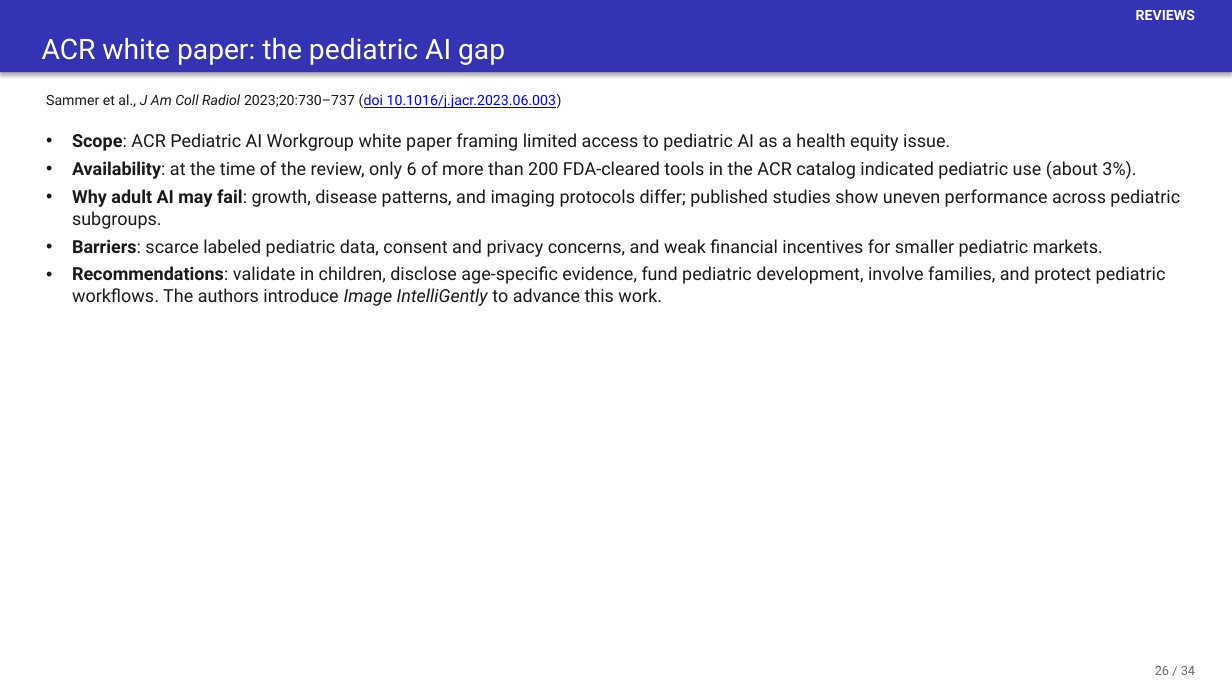
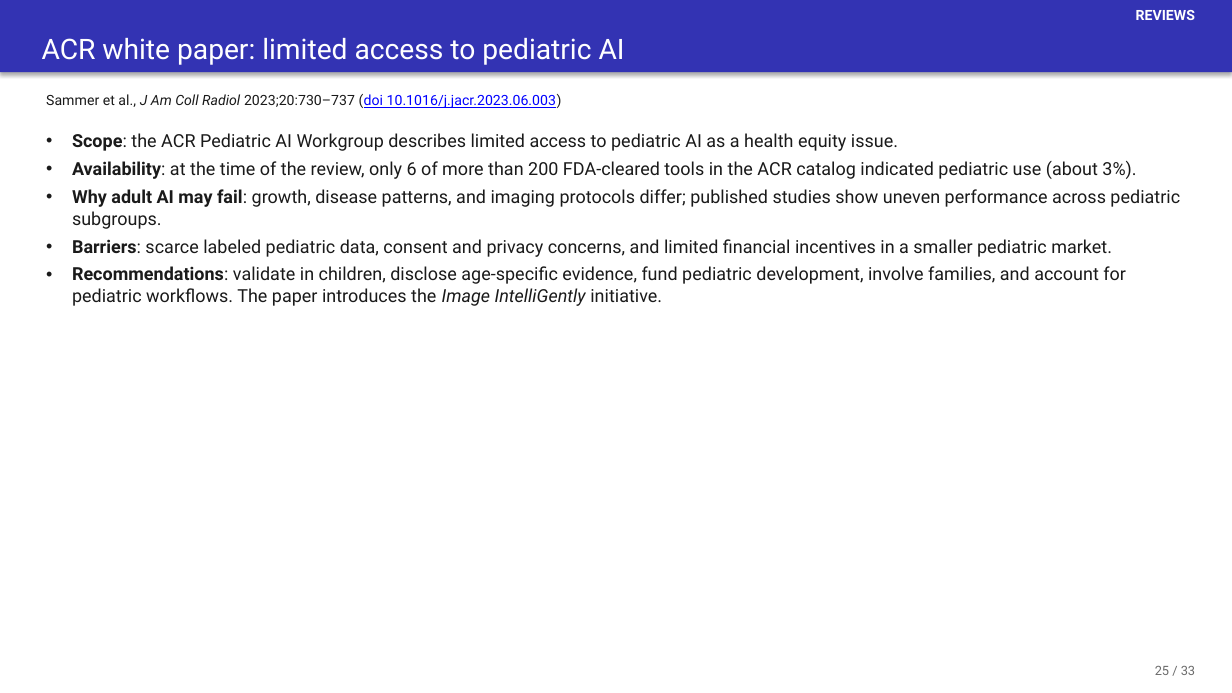
Before and after one commit to josephrich98/pediatric_radiology_ai, a slide deck: slide 56 of slides/pedrad_ai_slides.pptx (slide 57 before the commit). Drawn at 1232x693 pixels with LibreOffice and Linux fonts; fonts in the diff are those of the drawing. Boxes give left, top, right and bottom in pixels: in the first picture for what was removed or moved away, otherwise in the second. Text is boxed around its words. In the diff, an @@ line names an element or a change of style, - is before the commit and + after.

```diff
--- a/slides/pedrad_ai_slides.pptx
+++ b/slides/pedrad_ai_slides.pptx
@@ text in rectangle at <box>42,38,625,65</box>: text changed @@
-ACR white paper: the pediatric AI gap
+ACR white paper: limited access to pediatric AI
@@ text at <box>72,133,898,151</box>: text changed @@
-• Scope: ACR Pediatric AI Workgroup white paper framing limited access to pediatric AI as a health equity issue.
+• Scope: the ACR Pediatric AI Workgroup describes limited access to pediatric AI as a health equity issue.
@@ text at <box>72,239,1126,306</box>: text changed @@
-• Barriers: scarce labeled pediatric data, consent and privacy concerns, and weak financial incentives for smaller pediatric markets.
-• Recommendations: validate in children, disclose age-specific evidence, fund pediatric development, involve families, and protect pediatric workflows. The authors introduce Image IntelliGently to advance this work.
+• Barriers: scarce labeled pediatric data, consent and privacy concerns, and limited financial incentives in a smaller pediatric market.
+• Recommendations: validate in children, disclose age-specific evidence, fund pediatric development, involve families, and account for pediatric workflows. The paper introduces the Image IntelliGently initiative.
@@ text at <box>1155,666,1195,675</box>: text changed @@
-26 / 34
+25 / 33
```
Also in this commit, not shown: 37 other slides changed, 2 slides added, 1 slide removed, 3 other files.
